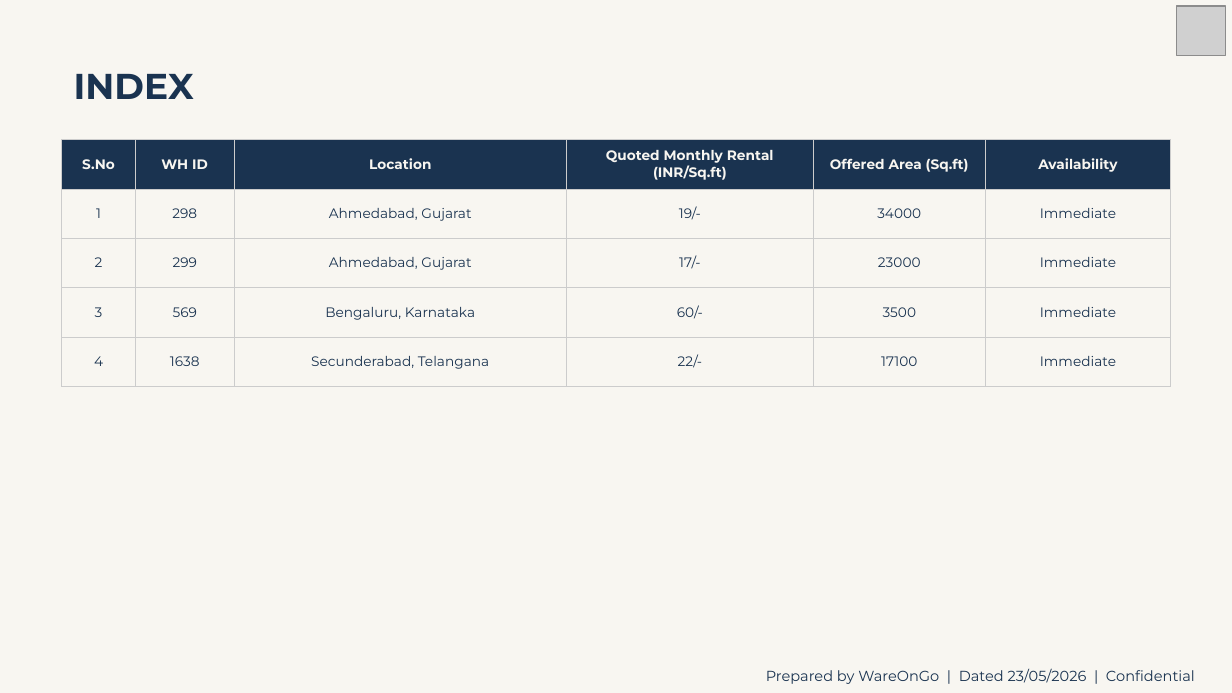
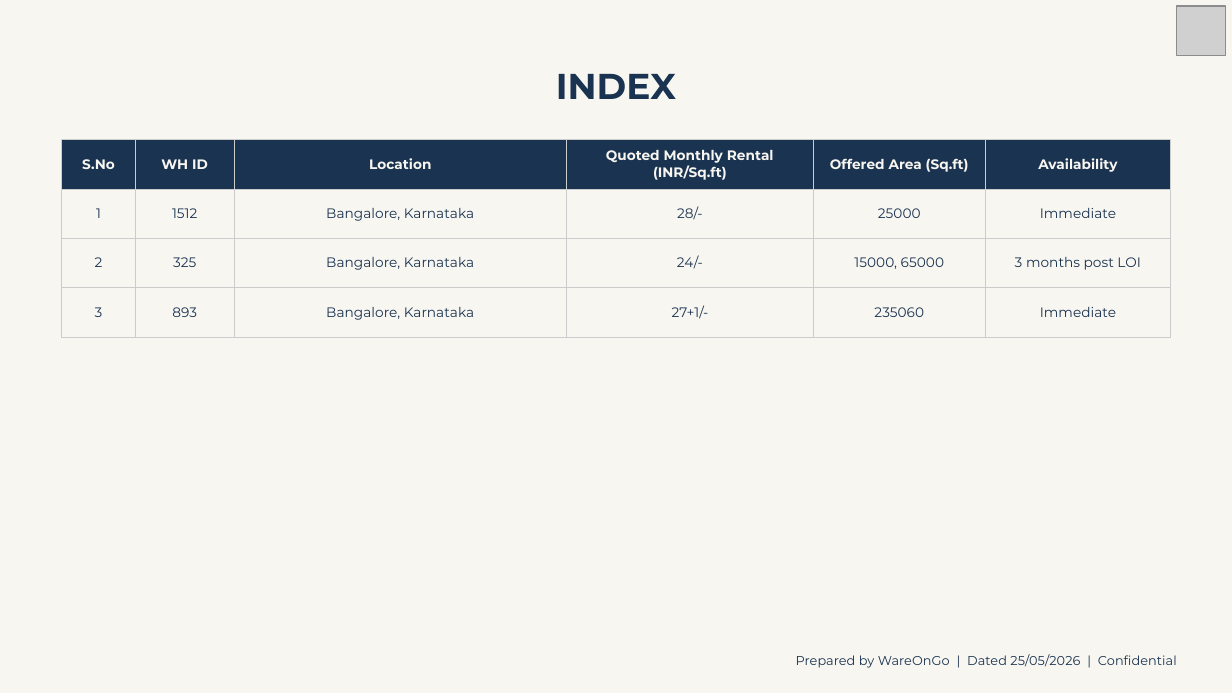
Before and after one commit to WareOnGo/Warehouse-Proposal-Engine, a slide deck: slide 2 of preview-out/preview.pptx. Drawn at 1232x693 pixels with LibreOffice and Linux fonts; fonts in the diff are those of the drawing; grey boxes stand for pictures. Boxes give left, top, right and bottom in pixels: in the first picture for what was removed or moved away, otherwise in the second. Text is boxed around its words. In the diff, an @@ line names an element or a change of style, - is before the commit and + after.

```diff
--- a/preview-out/preview.pptx
+++ b/preview-out/preview.pptx
@@ text "INDEX" at box(556, 74, 676, 99): alignment left to centre @@
@@ table at box(62, 140, 1170, 324) @@
-row 2: 1 | 298 | Ahmedabad, Gujarat | 19/- | 34000 | Immediate
-row 3: 2 | 299 | Ahmedabad, Gujarat | 17/- | 23000 | Immediate
-row 4: 3 | 569 | Bengaluru, Karnataka | 60/- | 3500 | Immediate
-row 5: 4 | 1638 | Secunderabad, Telangana | 22/- | 17100 | Immediate
+row 2: 1 | 1512 | Bangalore, Karnataka | 28/- | 25000 | Immediate
+row 3: 2 | 325 | Bangalore, Karnataka | 24/- | 15000, 65000 | 3 months post LOI
+row 4: 3 | 893 | Bangalore, Karnataka | 27+1/- | 235060 | Immediate
@@ text at box(796, 654, 1177, 668): text changed; size 8.5 to 7.5 pt @@
-Prepared by WareOnGo | Dated 23/05/2026 | Confidential
+Prepared by WareOnGo | Dated 25/05/2026 | Confidential
```
Also in this commit, not shown: 5 other slides changed, 1 slide removed, 12 other files.
